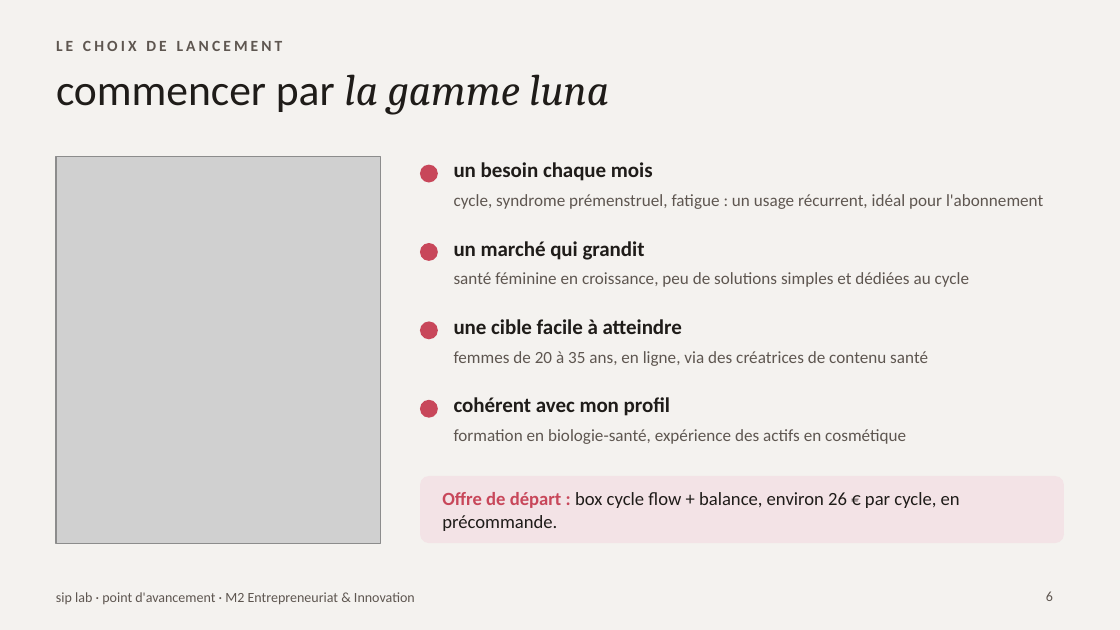
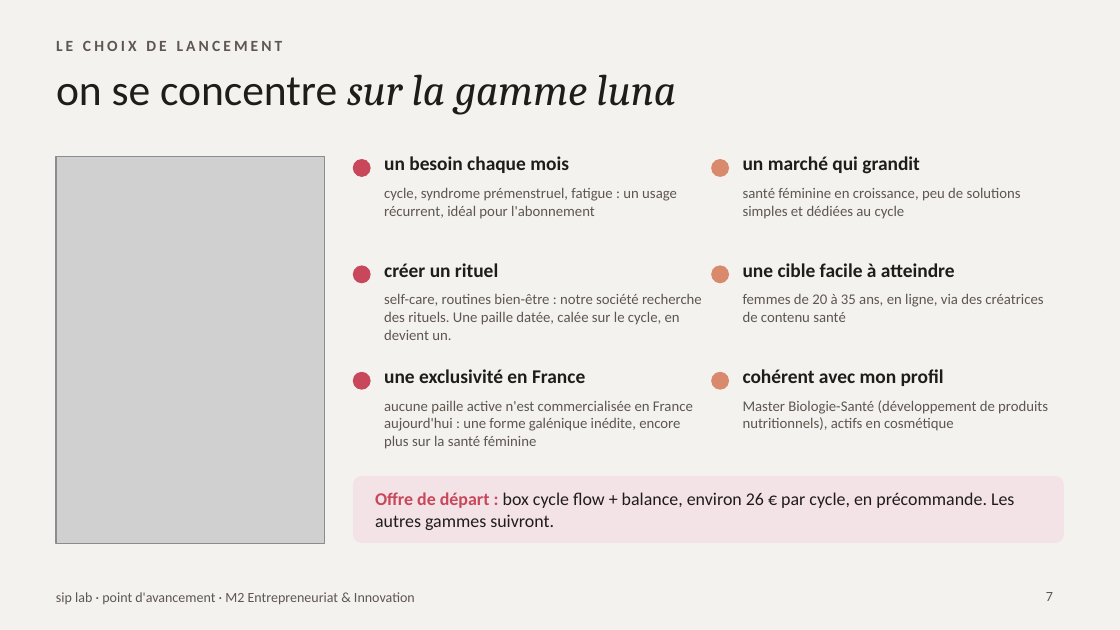
Before and after one commit to nisrine-max/mon-sitee, a slide deck: slide 7 of pitch/siplab-point-avancement-FR.pptx (slide 6 before the commit). Drawn at 1120x630 pixels with LibreOffice and Linux fonts; fonts in the diff are those of the drawing; grey boxes stand for pictures. Boxes give left, top, right and bottom in pixels: in the first picture for what was removed or moved away, otherwise in the second. Text is boxed around its words. In the diff, an @@ line names an element or a change of style, - is before the commit and + after.

```diff
--- a/pitch/siplab-point-avancement-FR.pptx
+++ b/pitch/siplab-point-avancement-FR.pptx
@@ title at (56, 74, 677, 115): text changed; font Calibri to Cambria; italic on @@
-commencer par la gamme luna
+on se concentre sur la gamme luna
@@ picture: place and size @@
-picture at (56, 157, 381, 543)
+picture at (56, 157, 325, 543)
@@ ellipse: place and size @@
-ellipse at (420, 165, 438, 183)
+ellipse at (353, 159, 371, 177)
@@ text "un besoin chaque mois": place and size @@
-text "un besoin chaque mois" at (454, 162, 653, 181)
+text "un besoin chaque mois" at (384, 156, 569, 173)
@@ ellipse: place and size @@
-ellipse at (420, 400, 438, 418)
+ellipse at (711, 159, 729, 177)
@@ ellipse at (711, 159, 729, 177): fill #C8475A to #D98A6C @@
@@ size 13.5 to 12.5 pt in 4 elements at (384, 156, 569, 173), (743, 369, 944, 386), (743, 263, 955, 277), (743, 156, 920, 174) @@
@@ text "un marché qui grandit": place and size @@
-text "un marché qui grandit" at (454, 241, 645, 260)
+text "un marché qui grandit" at (743, 156, 920, 174)
@@ text "cycle, syndrome prémenstruel, fatigue : ...": place and size @@
-text "cycle, syndrome prémenstruel, fatigue : ..." at (454, 194, 1043, 209)
+text "cycle, syndrome prémenstruel, fatigue : ..." at (384, 187, 677, 219)
@@ size 11 to 9.5 pt in 3 elements at (384, 187, 677, 219), (743, 293, 1043, 322), (743, 188, 1021, 219) @@
@@ text "santé féminine en croissance, peu ...": place and size @@
-text "santé féminine en croissance, peu ..." at (454, 272, 969, 287)
+text "santé féminine en croissance, peu ..." at (743, 188, 1021, 219)
@@ ellipse: place and size @@
-ellipse at (420, 243, 438, 261)
+ellipse at (353, 265, 371, 283)
@@ text added at (384, 263, 498, 277), 12.5 pt, text #1F1C19, bold @@
+créer un rituel
@@ ellipse added at (711, 265, 729, 283), fill #D98A6C @@
@@ text "une cible facile à atteindre": place and size @@
-text "une cible facile à atteindre" at (454, 319, 682, 334)
+text "une cible facile à atteindre" at (743, 263, 955, 277)
@@ text added at (384, 294, 702, 340), 9.5 pt, text #5E5650 @@
+self-care, routines bien-être : notre société recherche des rituels. Une paille datée, calée sur le cycle, en devient un.
@@ text "femmes de 20 à 35 ...": place and size @@
-text "femmes de 20 à 35 ..." at (454, 351, 928, 366)
+text "femmes de 20 à 35 ..." at (743, 293, 1043, 322)
@@ ellipse: place and size @@
-ellipse at (420, 321, 438, 339)
+ellipse at (353, 372, 371, 390)
@@ text added at (384, 369, 585, 383), 12.5 pt, text #1F1C19, bold @@
+une exclusivité en France
@@ ellipse added at (711, 372, 729, 390), fill #D98A6C @@
@@ text "cohérent avec mon profil": place and size @@
-text "cohérent avec mon profil" at (454, 397, 670, 416)
+text "cohérent avec mon profil" at (743, 369, 944, 386)
@@ text added at (384, 400, 693, 449), 9.5 pt, text #5E5650 @@
+aucune paille active n'est commercialisée en France aujourd'hui : une forme galénique inédite, encore plus sur la santé féminine
@@ text at (743, 400, 1048, 431): text changed; size 11 to 9.5 pt @@
-formation en biologie-santé, expérience des actifs en cosmétique
+Master Biologie-Santé (développement de produits nutritionnels), actifs en cosmétique
@@ rounded rectangle: place and size @@
-rounded rectangle at (420, 476, 1064, 543)
+rounded rectangle at (353, 476, 1064, 543)
@@ text at (375, 492, 1014, 530): text changed; size 12 to 11.5 pt @@
-Offre de départ : box cycle flow + balance, environ 26 € par cycle, en précommande.
+Offre de départ : box cycle flow + balance, environ 26 € par cycle, en précommande. Les autres gammes suivront.
@@ page number at (1046, 592, 1053, 601): text changed @@
-6
+7
```
Also in this commit, not shown: 1 slide added.
